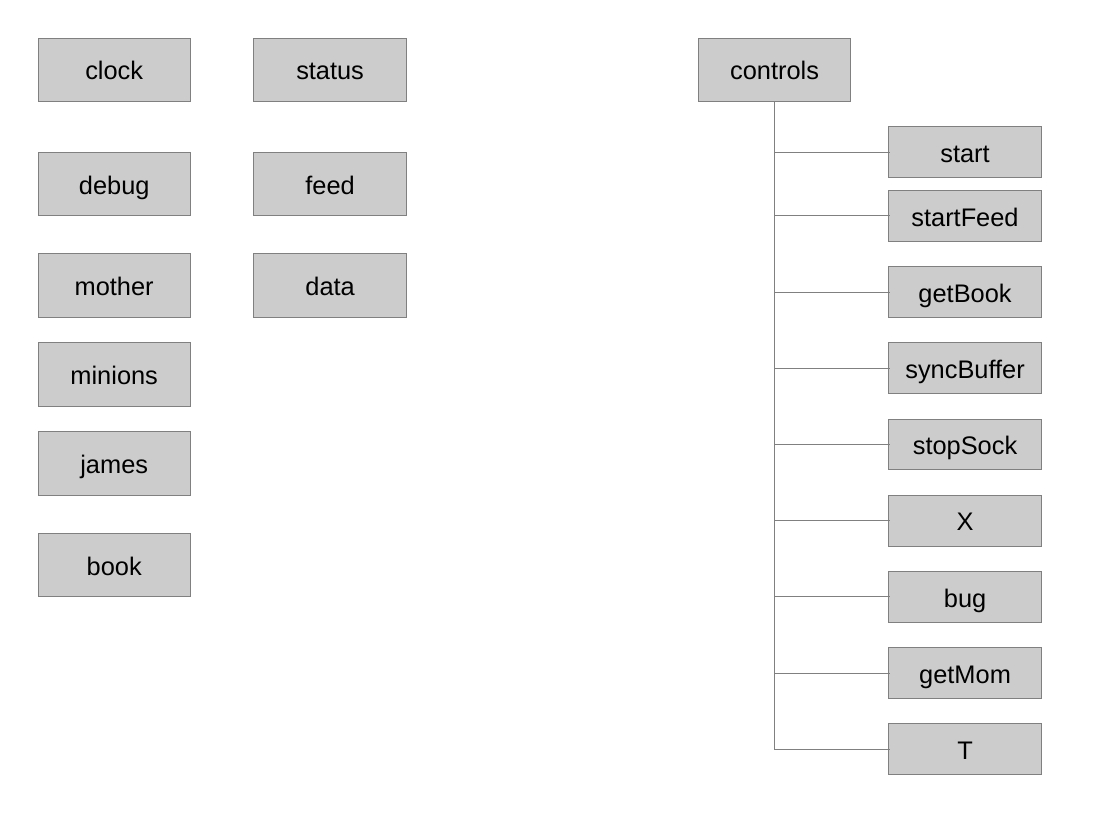
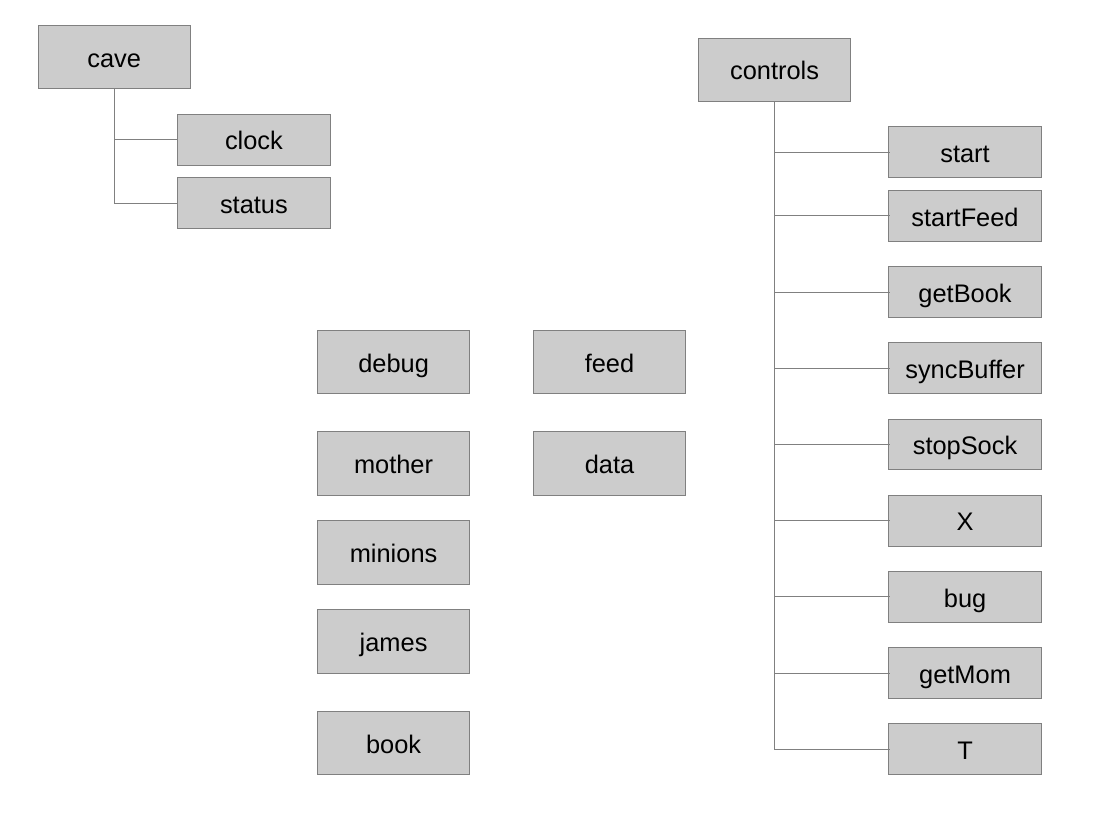
Before and after one commit to JamesLeB/Stout, a slide deck: slide 2 of Documents/Zek.odp. Drawn at 1120x840 pixels with LibreOffice and Linux fonts; fonts in the diff are those of the drawing. Boxes give left, top, right and bottom in pixels: in the first picture for what was removed or moved away, otherwise in the second. Text is boxed around its words. In the diff, an @@ line names an element or a change of style, - is before the commit and + after.

```diff
--- a/Documents/Zek.odp
+++ b/Documents/Zek.odp
@@ rectangle added at (38, 25, 190, 89), fill #CCCCCC, outline #808080 0 pt, 18 pt, text #000000 @@
+cave
@@ elbow line added from (178, 139) to (114, 88), #808080 0 pt @@
@@ elbow line added from (114, 89) to (178, 203), #808080 0 pt @@
@@ rectangle "clock": place and size @@
-rectangle "clock" at (38, 38, 190, 102)
+rectangle "clock" at (178, 114, 330, 165)
@@ rectangle "status": place and size @@
-rectangle "status" at (254, 38, 407, 102)
+rectangle "status" at (178, 178, 330, 229)
@@ 6 rectangles: place and size @@
-6 rectangles at (38, 152, 407, 496)
+6 rectangles at (317, 330, 686, 674)
@@ rectangle "book": place and size @@
-rectangle "book" at (38, 534, 190, 598)
+rectangle "book" at (317, 711, 470, 775)
```
Also in this commit, not shown: 2 other slides changed, 1 other file.
